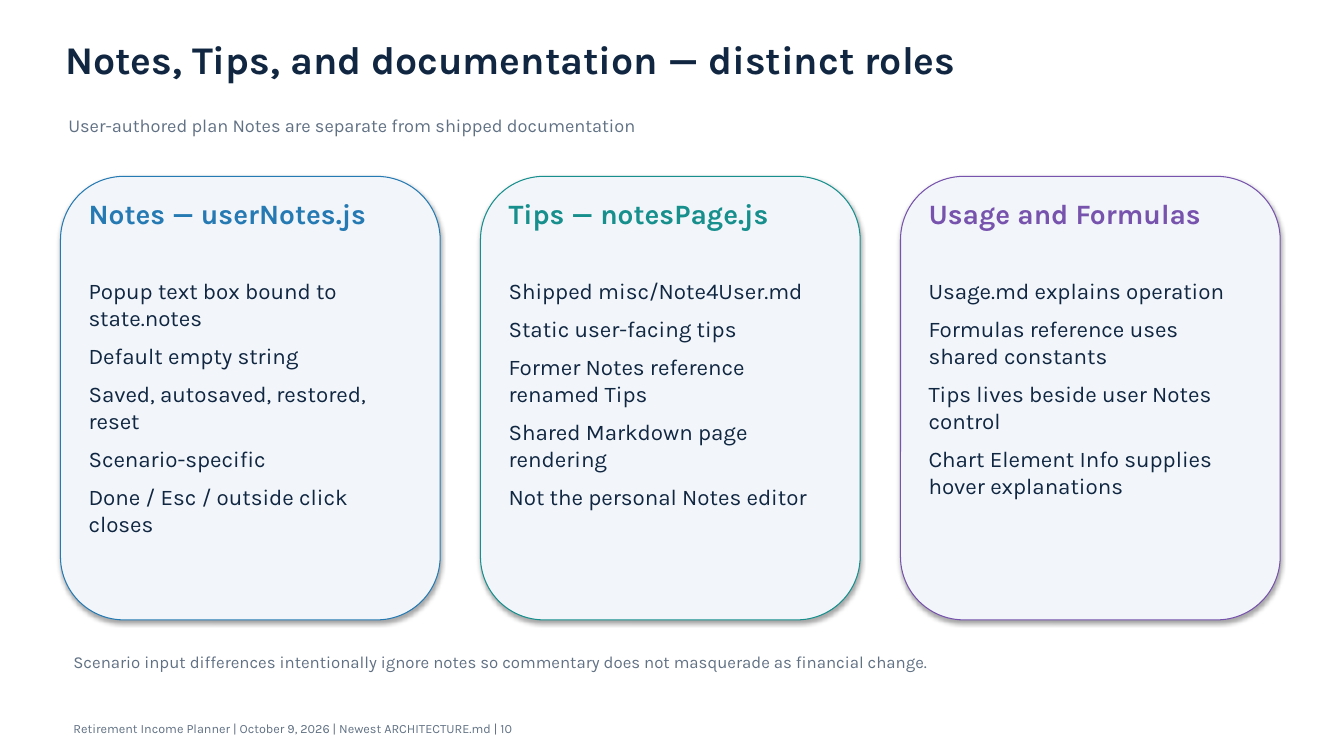
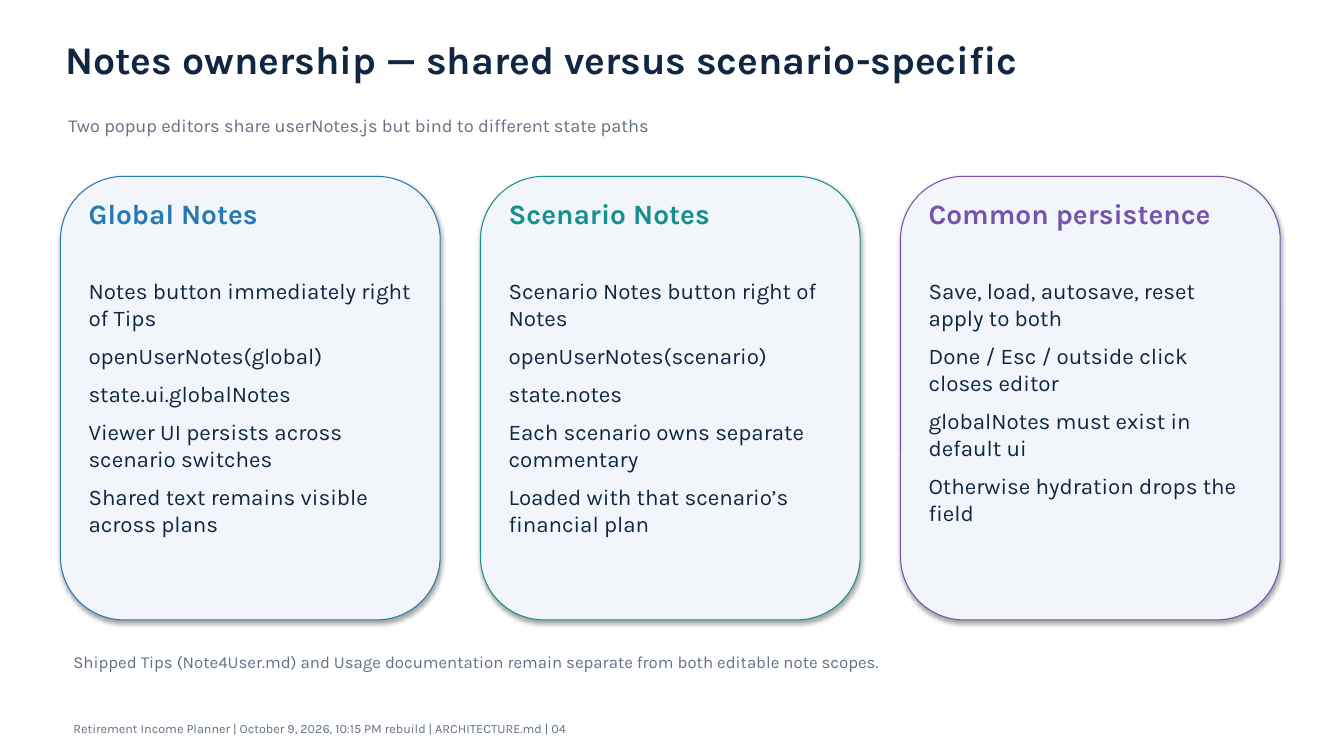
Before and after one commit to howardc64/retirefin, a slide deck: slide 4 of docs/retirement_income_planner_architecture.pptx (slide 10 before the commit). Drawn at 1344x756 pixels with LibreOffice and Linux fonts; fonts in the diff are those of the drawing. Boxes give left, top, right and bottom in pixels: in the first picture for what was removed or moved away, otherwise in the second. Text is boxed around its words. In the diff, an @@ line names an element or a change of style, - is before the commit and + after.

```diff
--- a/docs/retirement_income_planner_architecture.pptx
+++ b/docs/retirement_income_planner_architecture.pptx
@@ text at box(65, 46, 1017, 84): text changed @@
-Notes, Tips, and documentation — distinct roles
+Notes ownership — shared versus scenario-specific
@@ text at box(68, 119, 649, 137): text changed @@
-User-authored plan Notes are separate from shipped documentation
+Two popup editors share userNotes.js but bind to different state paths
@@ text at box(89, 204, 258, 225): text changed @@
-Notes — userNotes.js
+Global Notes
@@ text at box(509, 204, 710, 225): text changed @@
-Tips — notesPage.js
+Scenario Notes
@@ text at box(929, 204, 1211, 231): text changed @@
-Usage and Formulas
+Common persistence
@@ text at box(89, 283, 410, 538): text changed @@
-Popup text box bound to state.notes
-Default empty string
-Saved, autosaved, restored, reset
-Scenario-specific
-Done / Esc / outside click closes
+Notes button immediately right of Tips
+openUserNotes(global)
+state.ui.globalNotes
+Viewer UI persists across scenario switches
+Shared text remains visible across plans
@@ text at box(509, 283, 816, 538): text changed @@
-Shipped misc/Note4User.md
-Static user-facing tips
-Former Notes reference renamed Tips
-Shared Markdown page rendering
-Not the personal Notes editor
+Scenario Notes button right of Notes
+openUserNotes(scenario)
+state.notes
+Each scenario owns separate commentary
+Loaded with that scenario’s financial plan
@@ text at box(929, 283, 1236, 522): text changed @@
-Usage.md explains operation
-Formulas reference uses shared constants
-Tips lives beside user Notes control
-Chart Element Info supplies hover explanations
+Save, load, autosave, reset apply to both
+Done / Esc / outside click closes editor
+globalNotes must exist in default ui
+Otherwise hydration drops the field
@@ text at box(73, 656, 879, 672): text changed @@
-Scenario input differences intentionally ignore notes so commentary does not masquerade as financial change.
+Shipped Tips (Note4User.md) and Usage documentation remain separate from both editable note scopes.
@@ text at box(73, 724, 566, 734): text changed @@
-Retirement Income Planner | October 9, 2026 | Newest ARCHITECTURE.md | 10
+Retirement Income Planner | October 9, 2026, 10:15 PM rebuild | ARCHITECTURE.md | 04
```
Also in this commit, not shown: 11 other slides changed, 3 slides added, 3 slides removed, 4 other files.
